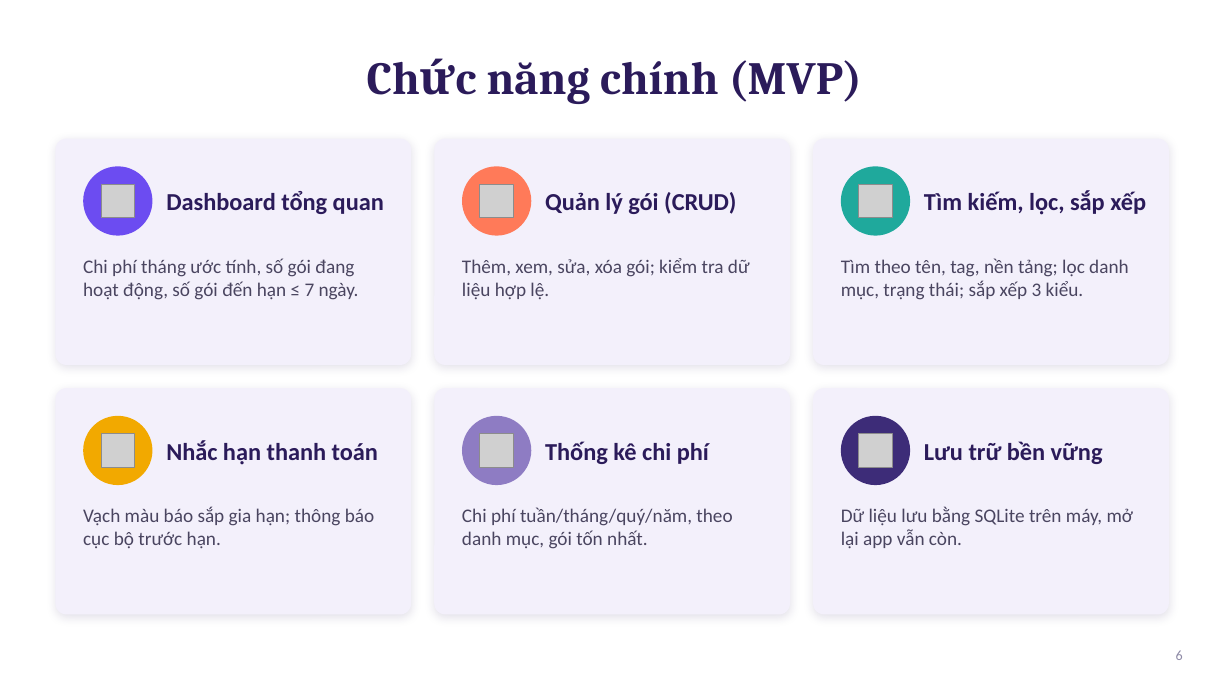
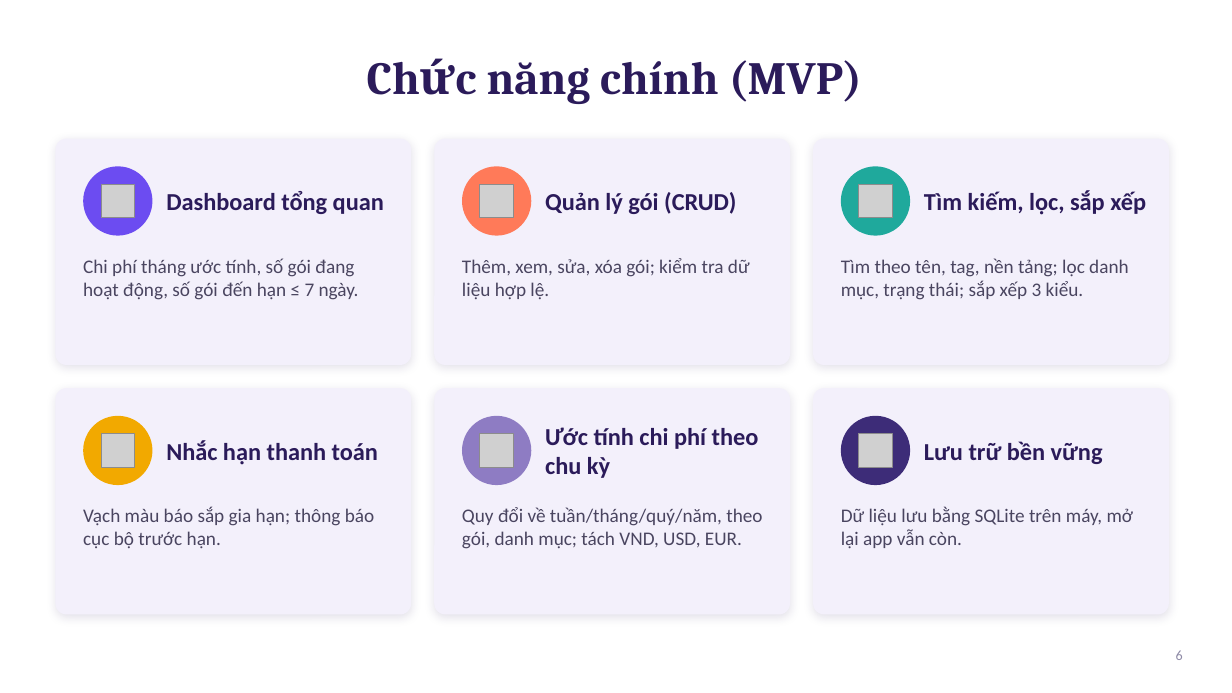
Before and after one commit to nkhhieu123/ltdd, a slide deck: slide 6 of docs/SubTrack_GioiThieuDeTai.pptx. Drawn at 1232x693 pixels with LibreOffice and Linux fonts; fonts in the diff are those of the drawing; grey boxes stand for pictures. Boxes give left, top, right and bottom in pixels: in the first picture for what was removed or moved away, otherwise in the second. Text is boxed around its words. In the diff, an @@ line names an element or a change of style, - is before the commit and + after.

Commit message:
Bổ sung nội dung Tuần 1: sơ đồ Use Case trên slide, sửa quan hệ nhắc hạn, đặc tả đủ UC, giới hạn, ca kiểm thử, phân công có tiêu chí nghiệm thu

```diff
--- a/docs/SubTrack_GioiThieuDeTai.pptx
+++ b/docs/SubTrack_GioiThieuDeTai.pptx
@@ text at (545, 427, 759, 478): text changed @@
-Thống kê chi phí
+Ước tính chi phí theo chu kỳ
@@ text at (462, 507, 762, 549): text changed @@
-Chi phí tuần/tháng/quý/năm, theo danh mục, gói tốn nhất.
+Quy đổi về tuần/tháng/quý/năm, theo gói, danh mục; tách VND, USD, EUR.
```
Also in this commit, not shown: 4 other slides changed, 6 slides added, 4 slides removed, 1 other file.
